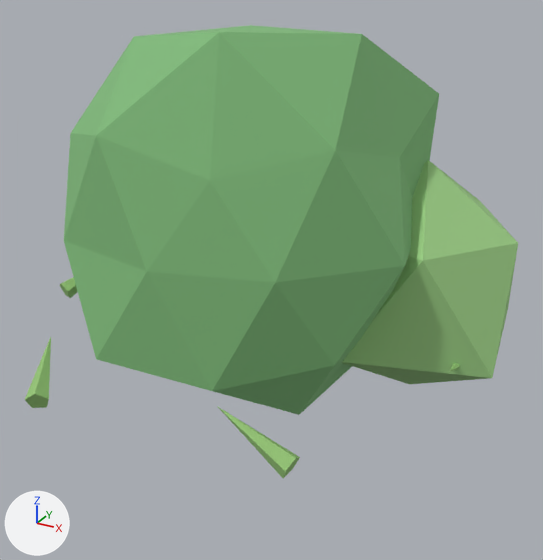
What one commit did to the glTF model game/isla-ancestral/assets/3d/alta/50-Vegetacion_arbusto_redondo.glb.
Both versions are drawn from a 50 mm lens placed at (1.63, -2.8, 1.79), pointed at (0.14, -0.08, 0.43). Lighting does not change. The marker at lower left points along +X, +Y and +Z. The older version comes first. Where no turn or scale is listed for an object, it has been applied to the vertices.

Names of what the first picture shows: 'SM_Arbusto_Lateral_A', 'SM_Arbusto_Principal', 'SM_Pasto_00', 'SM_Pasto_03', 'SM_Pasto_04', 'SM_Pasto_05'.
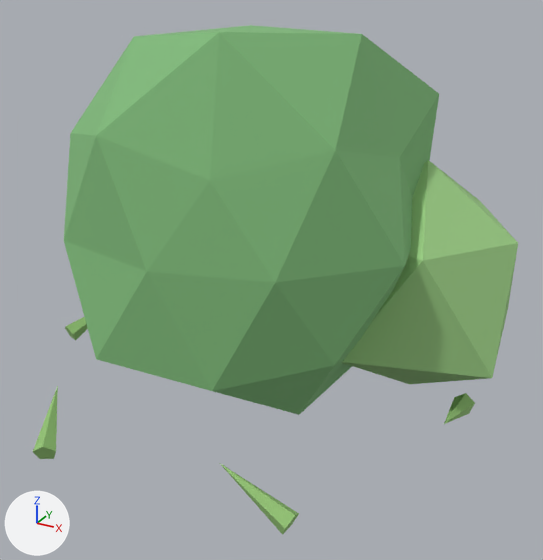
The newer file is also turned or shifted as a whole; pictures and numbers use the older file's frame.

Patch to the scene script:
```diff
--- a/game/isla-ancestral/assets/3d/alta/50-Vegetacion_arbusto_redondo.glb.py
+++ b/game/isla-ancestral/assets/3d/alta/50-Vegetacion_arbusto_redondo.glb.py
@@ ob_sm_pasto_00 @@
 ob_sm_pasto_00 = bpy.data.objects.new('SM_Pasto_00', me_cone)
-ob_sm_pasto_00.location = (1.0, 0.0, 0.2)
+ob_sm_pasto_00.location = (1.0, 0.0, -0.051)
@@ ob_sm_pasto_03 @@
 ob_sm_pasto_03 = bpy.data.objects.new('SM_Pasto_03', me_cone_003)
-ob_sm_pasto_03.location = (-1.0, 0.0, 0.2)
+ob_sm_pasto_03.location = (-1.0, 0.0, -0.051)
@@ ob_sm_pasto_04 @@
 ob_sm_pasto_04 = bpy.data.objects.new('SM_Pasto_04', me_cone_004)
-ob_sm_pasto_04.location = (-0.5, -0.866, 0.2)
+ob_sm_pasto_04.location = (-0.5, -0.866, -0.051)
@@ ob_sm_pasto_05 @@
 ob_sm_pasto_05 = bpy.data.objects.new('SM_Pasto_05', me_cone_005)
-ob_sm_pasto_05.location = (0.5, -0.866, 0.2)
+ob_sm_pasto_05.location = (0.5, -0.866, -0.051)
```

What differs and where, as boxes [x1, y1, x2, y2] in the pictures (543 x 560 px):
'SM_Pasto_05', moved: before [217, 406, 300, 478]; after [221, 464, 299, 535]
'SM_Pasto_04', moved: before [25, 337, 51, 408]; after [33, 386, 58, 459]
'SM_Pasto_00', moved (mostly hidden before): before [449, 363, 460, 372]; after [444, 393, 475, 424]
'SM_Pasto_03', moved: before [60, 277, 78, 298]; after [65, 317, 88, 340]
